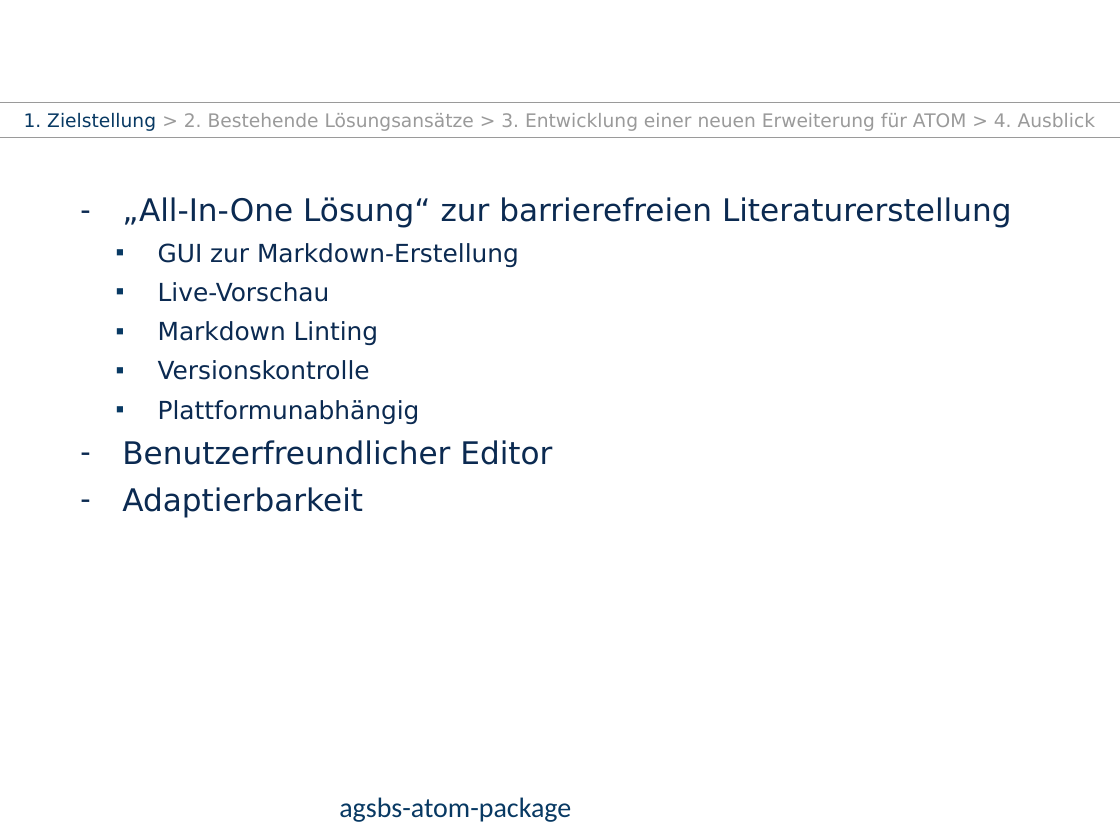
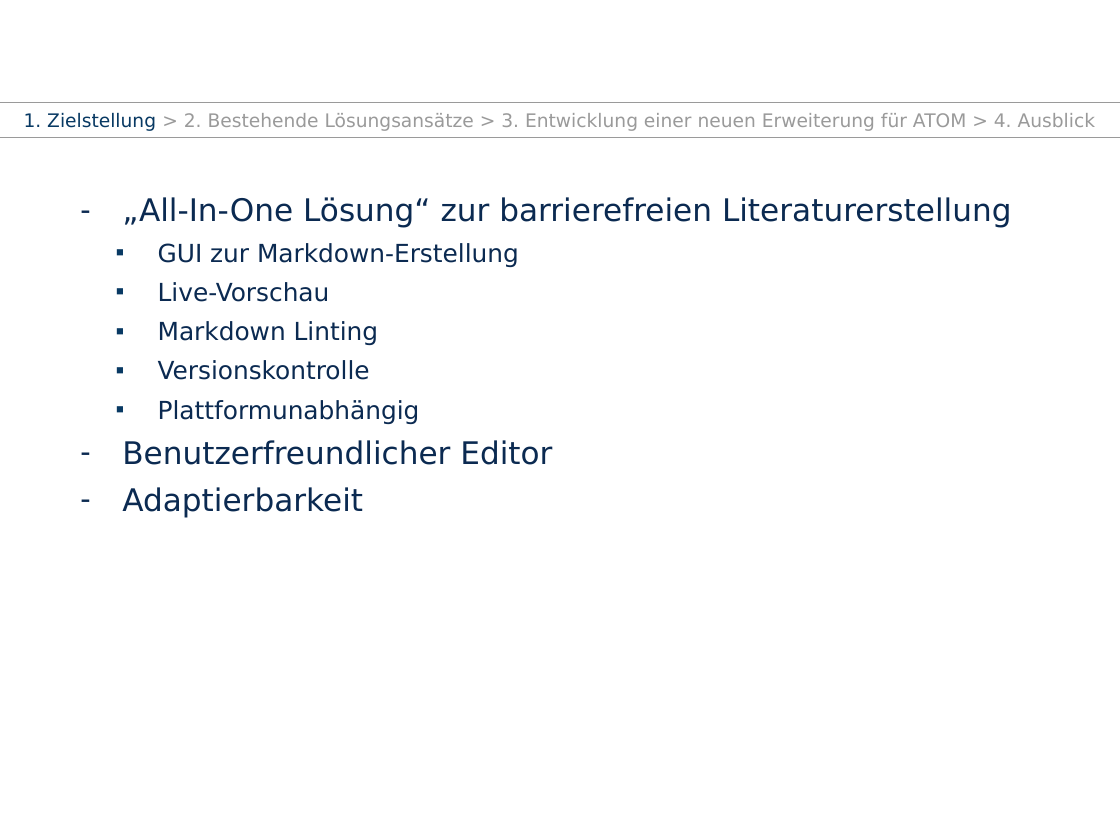
Before and after one commit to TUD-INF-IAI-MCI/agsbs_atom_package, a slide deck: slide 4 of presentation.pptx. Drawn at 1120x840 pixels with LibreOffice and Linux fonts; fonts in the diff are those of the drawing; background and template pictures are left out. Boxes give left, top, right and bottom in pixels: in the first picture for what was removed or moved away, otherwise in the second. Text is boxed around its words. In the diff, an @@ line names an element or a change of style, - is before the commit and + after.

```diff
--- a/presentation.pptx
+++ b/presentation.pptx
@@ text removed at [339, 797, 571, 822] @@
-agsbs-atom-package
```
Also in this commit, not shown: 4 other slides changed, 4 slides added, 1 other file.
